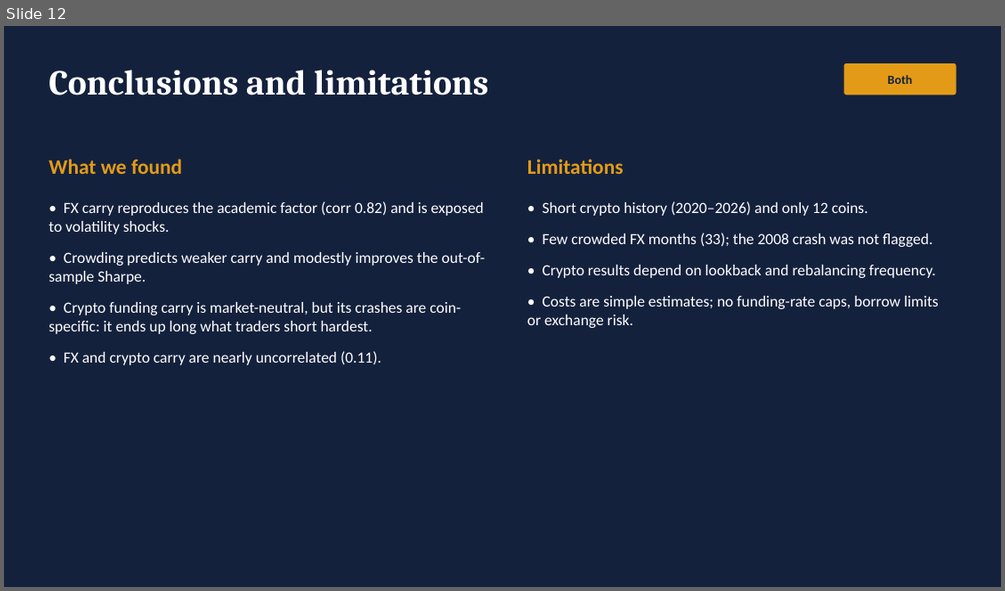
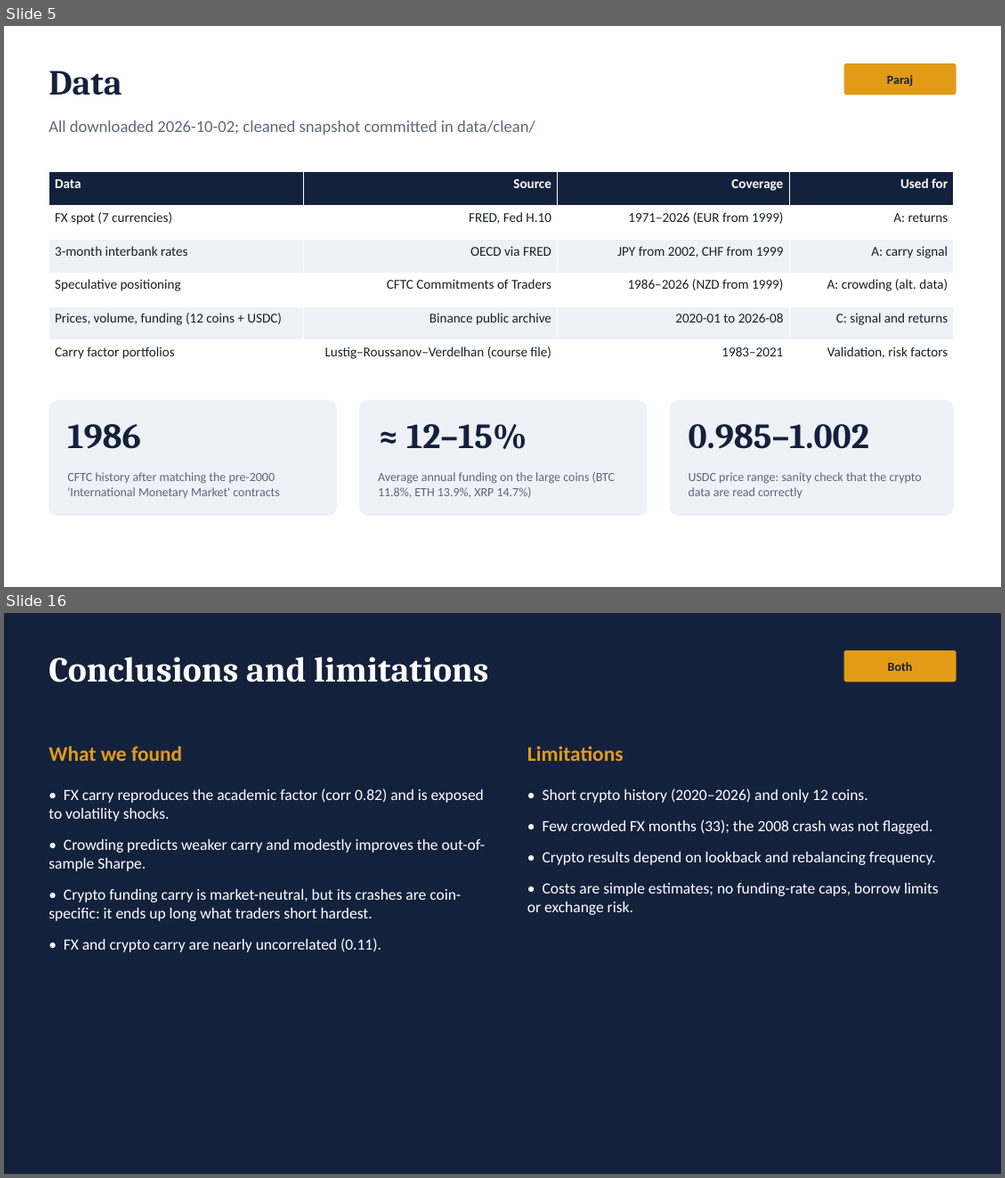
Before and after one commit to rezazamani2329/currency-crypto-carry, a slide deck: slides/presentation.pptx. Shown one above the other, each under a label of ours: slide 12 before the commit, slides 5 and 16 after it; the slides between them are not shown. The pictures are 1005x591 and 1005x1178 pixels, drawn with LibreOffice and Linux fonts; fonts in the diff are those of the drawing. Boxes give left, top, right and bottom in pixels: in the first picture for what was removed or moved away, otherwise in the second. Text is boxed around its words. In the diff, an @@ line names an element or a change of style, - is before the commit and + after.

```diff
--- a/slides/presentation.pptx
+++ b/slides/presentation.pptx
@@ slide 5 added at box(4, 26, 1001, 587), background #FFFFFF @@
@@ text added at box(48, 70, 121, 95), 34 pt, text #14213D, bold @@
+Data
@@ rounded rectangle added at box(844, 63, 956, 95), fill #E39B17, 12 pt, text #14213D, bold @@
+Paraj
@@ text added at box(48, 120, 535, 135), 16 pt, text #5C677D @@
+All downloaded 2026-10-02; cleaned snapshot committed in data/clean/
@@ table added at box(48, 172, 954, 374), 6 rows, 4 columns @@
+Data | Source | Coverage | Used for
+FX spot (7 currencies) | FRED, Fed H.10 | 1971–2026 (EUR from 1999) | A: returns
+3-month interbank rates | OECD via FRED | JPY from 2002, CHF from 1999 | A: carry signal
+Speculative positioning | CFTC Commitments of Traders | 1986–2026 (NZD from 1999) | A: crowding (alt. data)
+Prices, volume, funding (12 coins + USDC) | Binance public archive | 2020-01 to 2026-08 | C: signal and returns
+Carry factor portfolios | Lustig–Roussanov–Verdelhan (course file) | 1983–2021 | Validation, risk factors
@@ rounded rectangle added at box(48, 400, 337, 516), fill #EEF1F6 @@
@@ text added at box(67, 424, 141, 449), 34 pt, text #14213D, bold @@
+1986
@@ rounded rectangle added at box(359, 400, 647, 516), fill #EEF1F6 @@
@@ text added at box(406, 424, 526, 449), 34 pt, text #14213D, bold @@
+≈ 12–15%
@@ rounded rectangle added at box(670, 400, 954, 516), fill #EEF1F6 @@
@@ text added at box(688, 424, 869, 449), 34 pt, text #14213D, bold @@
+0.985–1.002
@@ text added at box(67, 472, 279, 498), 12 pt, text #5C677D @@
+CFTC history after matching the pre-2000 'International Monetary Market' contracts
@@ text added at box(378, 472, 615, 498), 12 pt, text #5C677D @@
+Average annual funding on the large coins (BTC 11.8%, ETH 13.9%, XRP 14.7%)
@@ text added at box(688, 472, 922, 498), 12 pt, text #5C677D @@
+USDC price range: sanity check that the crypto data are read correctly
@@ what was slide 12 is now slide 16 @@
```
Also in this commit, not shown: 11 slides changed, 3 other slides added, 2 other files.
